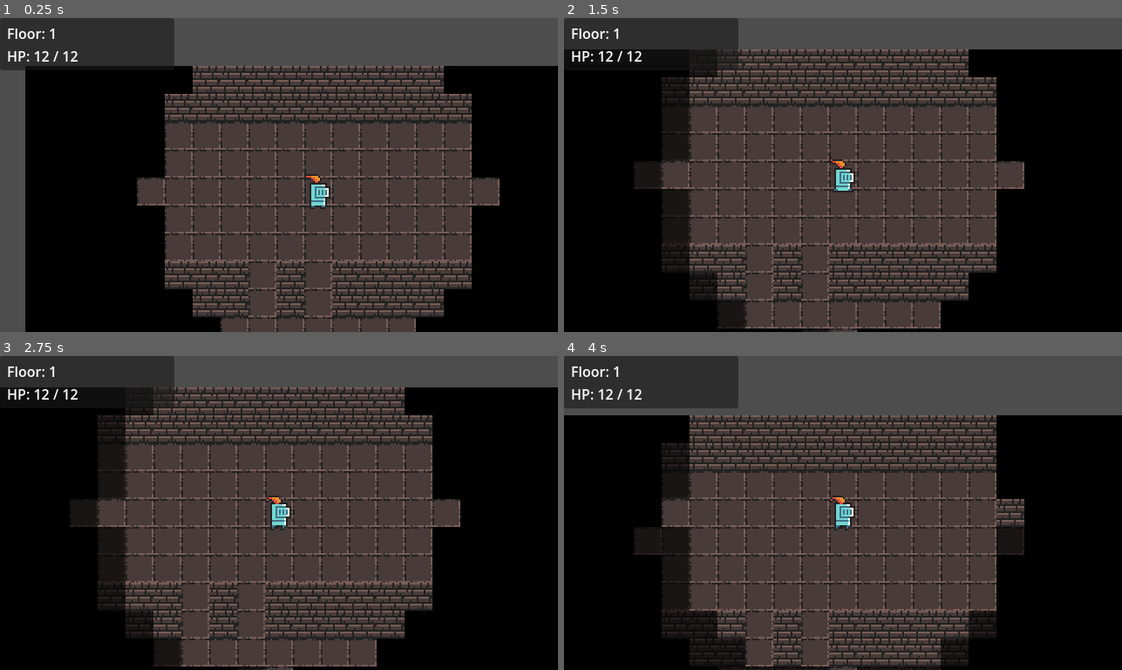
Above: before the commit, frames 1-4 (two rows, left to right).
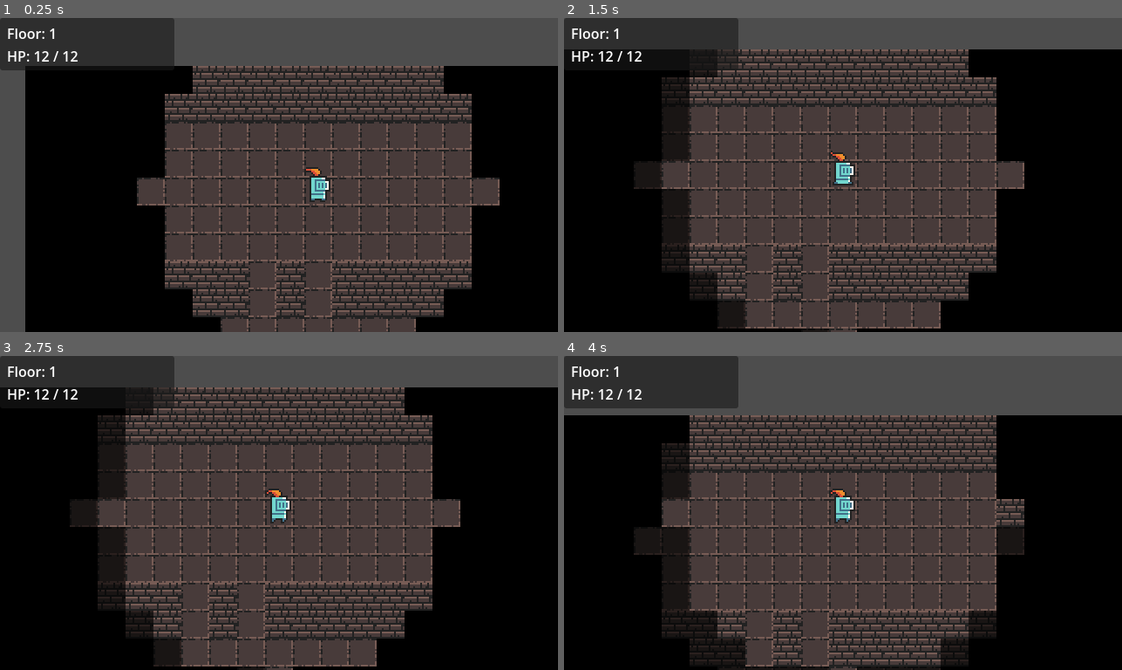
Above: after the commit, the same moments.

Repository: Bacilek/Dragons-in-Dungeons
Game: Godot game, scene res://scenes/main.tscn
The game is run twice, just before and just after one commit, with the same random seed, the same clock (stepped at 60 frames per second) and the same inputs.
Inputs (mouse positions are in pixels of both pictures, inside the frame that each line leads up to):
- Up to frame 1 (0.25 s): no input
- Up to frame 2 (1.5 s): tap Enter at 0.5 s; move the mouse to (965, 159) at 0.52 s; hold Right 0.53-1.28 s; tap Space at 0.6, 0.77, 1.07, 1.35 s; click (965, 159) at 0.67 s; move the mouse to (731, 190) at 1.27 s; hold Down from 1.28 s (still down); click (731, 190) at 1.42 s
- Up to frame 3 (2.75 s): tap Space at 1.52, 1.82, 2.1 s; move the mouse to (334, 443) at 2.02 s; release Down at 2.03 s; hold Right from 2.03 s (still down); click (334, 443) at 2.17 s
- Up to frame 4 (4 s): move the mouse to (815, 575) at 2.77 s; release Right at 2.78 s; hold Up 2.78-3.53 s; tap Space at 2.85, 3.02, 3.32, 3.6, 3.77 s; click (815, 575) at 2.92 s; move the mouse to (1010, 560) at 3.52 s; hold Left from 3.53 s (still down); click (1010, 560) at 3.67 s

The runs differ from the first frame. In frame 1, 0.3% of the frame differs, in the area x 54-60%, y 47-61%; in frame 2, 0.3%, in the area x 47-53%, y 42-56%; in frame 3, 0.3%; in frame 4, 0.3%.
Error after the commit: Out of bounds get index '0' (on base: 'Array[Vector2i]') (res://scripts/entities/player.gd:70)

Commit message:
feat: mouse-click pathfinding + sprite offset to -8 px
- Sprite Y offset increased to -8 (1/4 tile) so head sits in upper
  third of the tile, away from wall_mid stone face
- DungeonFloor.find_path(): BFS through explored tiles only; allows
  targeting enemy tiles for bump-attack destinations
- Player: LMB click converts screen→world→grid, finds path, executes
  it step-by-step via _execute_queued_path(); each step is one full
  turn (player move + all enemy moves) via await turn_resolved
- Any keyboard input cancels queued path mid-execution
- Clicking while already pathing replaces the queued path; the running
  coroutine picks it up at the next turn boundary

Co-Authored-By: Claude Sonnet 4.6 <noreply@anthropic.com>

Diff:
--- a/scripts/entities/enemy.gd
+++ b/scripts/entities/enemy.gd
@@ -22,7 +22,7 @@
 	_add_anim(frames, "idle", ORC_PATH + "orc_warrior_idle_anim_f%d.png", 4, true,  8.0)
 	_add_anim(frames, "run",  ORC_PATH + "orc_warrior_run_anim_f%d.png",  4, false, 16.0)
 	$AnimatedSprite2D.sprite_frames = frames
-	$AnimatedSprite2D.offset = Vector2(0, -4)
+	$AnimatedSprite2D.offset = Vector2(0, -8)
 	$AnimatedSprite2D.play("idle")
 
 func _add_anim(frames: SpriteFrames, anim_name: String, path_fmt: String,
--- a/scripts/entities/player.gd
+++ b/scripts/entities/player.gd
@@ -4,6 +4,9 @@
 const KNIGHT_PATH := "res://sprites/0x72_DungeonTilesetII_v1.7/frames/"
 
 var _dungeon_floor: Node  # set by DungeonFloor after spawning
+
+var _queued_path: Array[Vector2i] = []
+var _path_executing: bool = false
 
 func _ready() -> void:
 	stats = GameState.player_stats
@@ -16,7 +19,7 @@
 	_add_anim(frames, "run",  KNIGHT_PATH + "knight_m_run_anim_f%d.png",  4, false, 16.0)
 	_add_anim(frames, "hit",  KNIGHT_PATH + "knight_m_hit_anim_f%d.png",  1, false, 8.0)
 	$AnimatedSprite2D.sprite_frames = frames
-	$AnimatedSprite2D.offset = Vector2(0, -4)
+	$AnimatedSprite2D.offset = Vector2(0, -8)
 	$AnimatedSprite2D.play("idle")
 
 func _add_anim(frames: SpriteFrames, anim_name: String, path_fmt: String,
@@ -28,31 +31,80 @@
 		frames.add_frame(anim_name, load(path_fmt % i))
 
 func _unhandled_input(event: InputEvent) -> void:
-	if not event is InputEventKey:
-		return
-	if not (event as InputEventKey).pressed or (event as InputEventKey).echo:
-		return
-	if TurnManager.phase != TurnManager.Phase.WAITING_FOR_INPUT:
-		return
+	if event is InputEventKey:
+		var key := event as InputEventKey
+		if not key.pressed or key.echo:
+			return
+		_queued_path.clear()
+		if TurnManager.phase != TurnManager.Phase.WAITING_FOR_INPUT:
+			return
+		match key.physical_keycode:
+			KEY_UP, KEY_W:         _try_move(Vector2i(0, -1))
+			KEY_DOWN, KEY_S:       _try_move(Vector2i(0, 1))
+			KEY_LEFT, KEY_A:       _try_move(Vector2i(-1, 0))
+			KEY_RIGHT, KEY_D:      _try_move(Vector2i(1, 0))
+			KEY_SPACE, KEY_PERIOD: _wait_action()
 
-	match (event as InputEventKey).physical_keycode:
-		KEY_UP, KEY_W:
-			_try_move(Vector2i(0, -1))
-		KEY_DOWN, KEY_S:
-			_try_move(Vector2i(0, 1))
-		KEY_LEFT, KEY_A:
-			_try_move(Vector2i(-1, 0))
-		KEY_RIGHT, KEY_D:
-			_try_move(Vector2i(1, 0))
-		KEY_SPACE, KEY_PERIOD:
-			_wait_action()
+	elif event is InputEventMouseButton:
+		var mb := event as InputEventMouseButton
+		if mb.button_index != MOUSE_BUTTON_LEFT or not mb.pressed:
+			return
+		if _dungeon_floor == null:
+			return
+		var world_pos: Vector2 = get_global_mouse_position()
+		var clicked: Vector2i = Vector2i(int(world_pos.x / TILE_SIZE), int(world_pos.y / TILE_SIZE))
+		if clicked == grid_pos:
+			return
+		var path: Array[Vector2i] = _dungeon_floor.find_path(grid_pos, clicked)
+		if path.is_empty():
+			return
+		_queued_path = path
+		if not _path_executing:
+			_execute_queued_path()
+
+func _execute_queued_path() -> void:
+	_path_executing = true
+	while not _queued_path.is_empty():
+		if TurnManager.phase != TurnManager.Phase.WAITING_FOR_INPUT:
+			await TurnManager.player_turn_started
+		var next: Vector2i = _queued_path[0]
+		_queued_path.remove_at(0)
+		var dir: Vector2i = next - grid_pos
+
+		var enemy_there: Enemy = _dungeon_floor.get_enemy_at(next)
+		if enemy_there != null:
+			_bump_attack(enemy_there, dir)
+			await TurnManager.turn_resolved
+			break
+
+		if not _dungeon_floor.is_walkable(next):
+			_queued_path.clear()
+			break
+
+		var is_stairs: bool = _dungeon_floor.get_tile_type(next) == DungeonData.TileType.STAIRS_DOWN
+
+		TurnManager.begin_player_action()
+		$AnimatedSprite2D.flip_h = dir.x < 0
+		$AnimatedSprite2D.play("run")
+		await move_to(next)
+		$AnimatedSprite2D.play("idle")
+		if _dungeon_floor != null:
+			_dungeon_floor.update_fog(grid_pos)
+		TurnManager.on_player_action_complete()
+
+		if is_stairs:
+			_dungeon_floor.on_player_reached_stairs.call_deferred()
+			_path_executing = false
+			return
+
+		await TurnManager.turn_resolved
+	_path_executing = false
 
 func _try_move(dir: Vector2i) -> void:
 	if _dungeon_floor == null:
 		return
 	var target: Vector2i = grid_pos + dir
 
-	# Bump into enemy = attack
 	var enemy: Enemy = _dungeon_floor.get_enemy_at(target)
 	if enemy != null:
 		_bump_attack(enemy, dir)
--- a/scripts/world/dungeon_floor.gd
+++ b/scripts/world/dungeon_floor.gd
@@ -165,6 +165,41 @@
 func get_tile_type(pos: Vector2i) -> DungeonData.TileType:
 	return _data.get_tile(pos.x, pos.y)
 
+func find_path(from: Vector2i, to: Vector2i) -> Array[Vector2i]:
+	if not _explored.get(to, false):
+		return []
+	if not _data.is_walkable(to) and get_enemy_at(to) == null:
+		return []
+
+	var queue: Array[Vector2i] = [from]
+	var came_from: Dictionary = {}
+	came_from[from] = from
+	var dirs: Array[Vector2i] = [Vector2i(0,-1), Vector2i(0,1), Vector2i(-1,0), Vector2i(1,0)]
+
+	while not queue.is_empty():
+		var current: Vector2i = queue.pop_front()
+		if current == to:
+			break
+		for d: Vector2i in dirs:
+			var nxt: Vector2i = current + d
+			if came_from.has(nxt):
+				continue
+			if not _explored.get(nxt, false):
+				continue
+			if _data.is_walkable(nxt) or nxt == to:
+				came_from[nxt] = current
+				queue.append(nxt)
+
+	if not came_from.has(to):
+		return []
+
+	var path: Array[Vector2i] = []
+	var cur: Vector2i = to
+	while cur != from:
+		path.push_front(cur)
+		cur = came_from[cur]
+	return path
+
 func on_player_reached_stairs() -> void:
 	GameState.advance_floor()
 	_load_floor()
